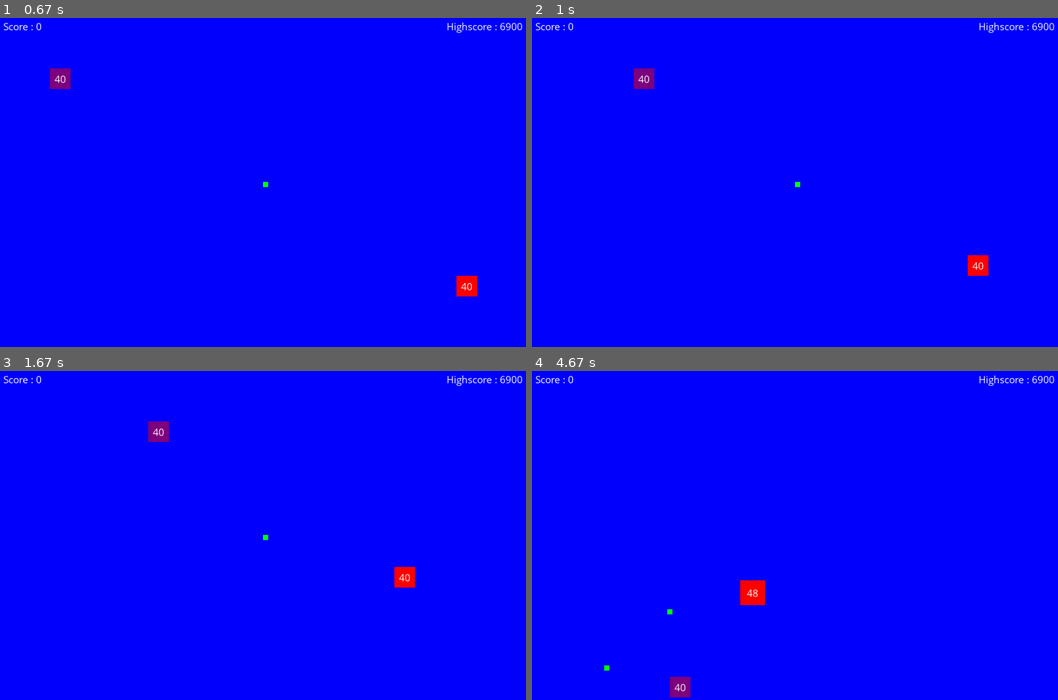
Above: before the commit, frames 1-4 (two rows, left to right).
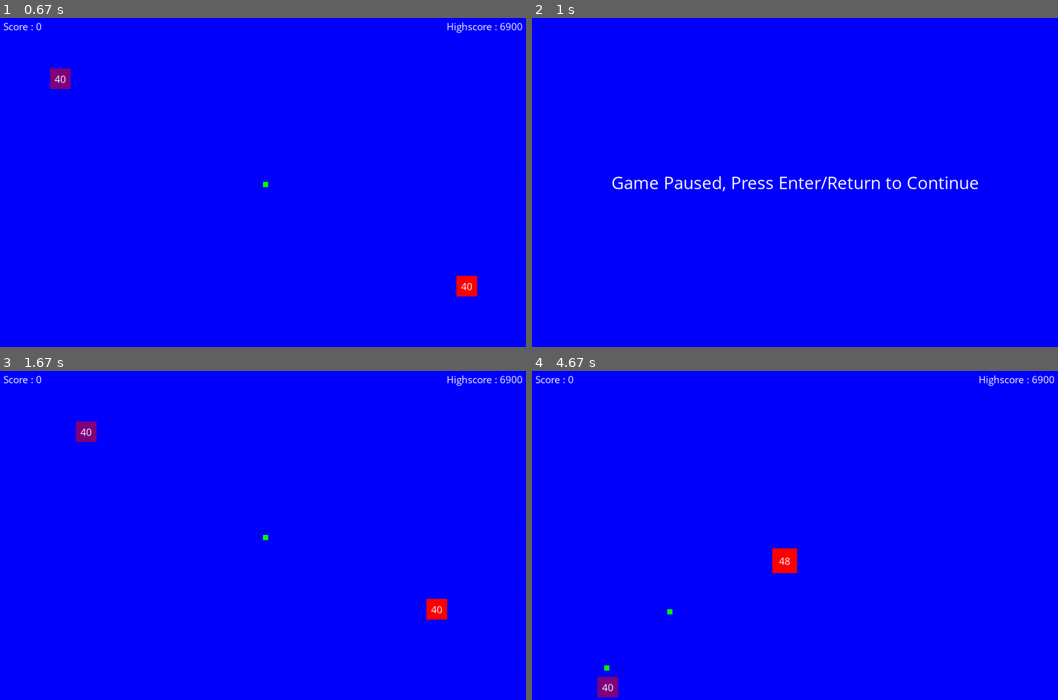
Above: after the commit, the same moments.

Repository: Isopod00/Pygame-Project
Game: pygame game, started from Game/game.py
Two runs of this game, one before a commit and one after it. Both use one fixed random seed, a clock stepped at 60 frames per second and the inputs below.
Inputs:
- Up to frame 1 (0.67 s): tap Enter at 0.33 s
- Up to frame 2 (1 s): hold Esc from 0.67 s (still down); hold Right from 0.67 s (still down)
- Up to frame 3 (1.67 s): release Esc at 1.13 s; release Right at 1.13 s; tap Enter at 1.17, 1.65 s; hold Right from 1.5 s (still down)
- Up to frame 4 (4.67 s): release Right at 1.97 s; hold Up 2-2.3 s; hold Right 2.33-2.8 s; hold Left 2.83-3.37 s; tap Enter at 2.98, 4.32 s; hold Down 3.4-3.7 s; hold Left 3.73-4.13 s; hold Up 4.17-4.53 s; hold Right from 4.57 s (still down)

Frame 1 is identical in both runs. In frame 2, 1.7% of the frame differs, in the area x 0-100%, y 1-79%; in frame 3, 1.0%; in frame 4, 1.3%.

Commit message:
Add ability to pause the game

Diff:
--- a/Game/game.py
+++ b/Game/game.py
@@ -128,7 +128,6 @@
 ## Method for displaying the main menu
 def main_menu():
   in_menu = True
-  textSize = 35
   loop = 1
   maxLoop = 50
 
@@ -138,7 +137,7 @@
 
     if loop < maxLoop/2:
       loop += 1
-      display_text(white, 'comicsansms', textSize, 'Press Enter/Return to Start!', 'center', (WINDOW_WIDTH/2, WINDOW_HEIGHT/2))
+      display_text(white, 'comicsansms', 35, 'Press Enter/Return to Start!', 'center', (WINDOW_WIDTH/2, WINDOW_HEIGHT/2))
     elif loop < maxLoop:
       loop += 1
     else:
@@ -151,6 +150,32 @@
             if event.type==pygame.KEYDOWN:
                 if event.key==pygame.K_RETURN:
                     in_menu = False
+    pygame.display.flip() ## Update the screen
+    fpsClock.tick(FPS) ## Tick the game clock forward
+
+## Method for pausing the game
+def pause_game():
+  paused = True
+  loop = 1
+  maxLoop = 50
+
+  while paused:
+    WINDOW.fill(blue) ## Fill the background with a specified color
+
+    if loop < maxLoop/2:
+      loop += 1
+      display_text(white, 'comicsansms', 35, 'Game Paused, Press Enter/Return to Continue', 'center', (WINDOW_WIDTH/2, WINDOW_HEIGHT/2))
+    elif loop < maxLoop:
+      loop += 1
+    else:
+      loop = 1
+
+    for event in pygame.event.get():
+            if event.type==pygame.QUIT:
+                game_over()
+            if event.type==pygame.KEYDOWN:
+                if event.key==pygame.K_RETURN:
+                    paused = False
     pygame.display.flip() ## Update the screen
     fpsClock.tick(FPS) ## Tick the game clock forward
 
@@ -180,6 +205,9 @@
   for event in pygame.event.get() :
     if event.type == QUIT :
       game_over()
+    if event.type==pygame.KEYDOWN:
+      if event.key==pygame.K_ESCAPE:
+        pause_game()
 
   ## Move the character's position when W,A,S,D (or arrow keys) are pressed
   pressed = pygame.key.get_pressed()
